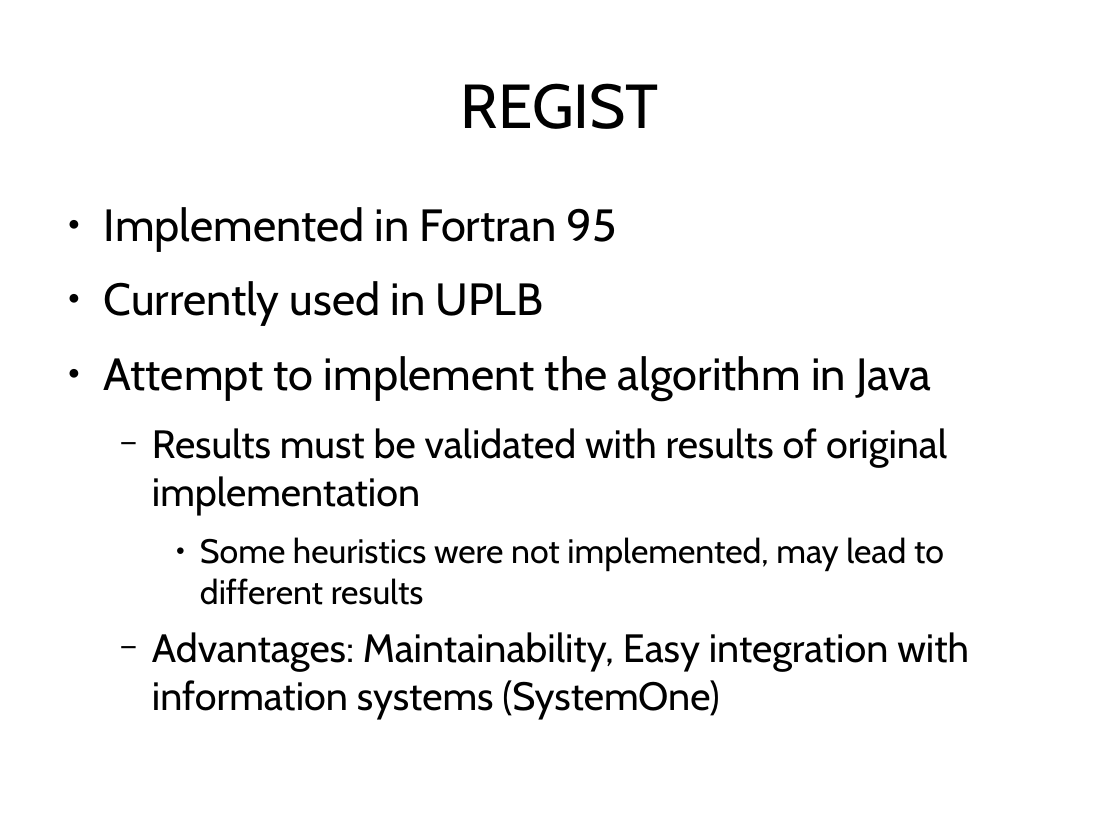
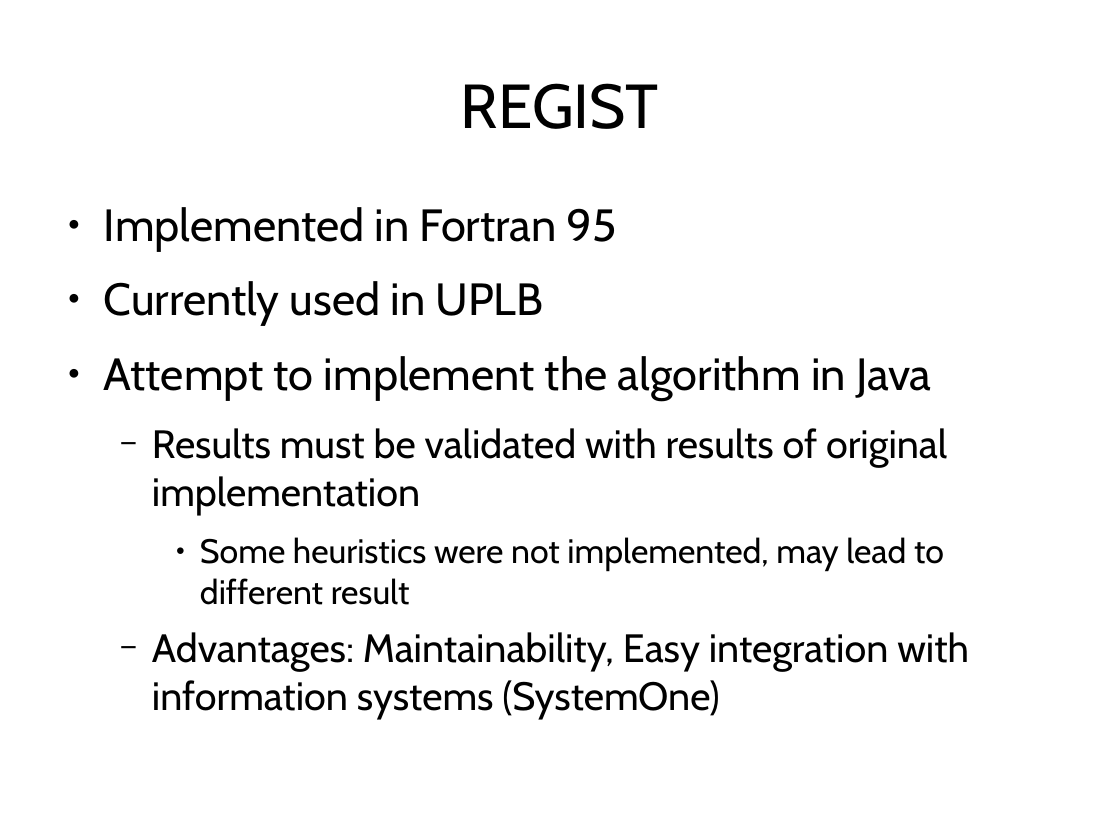
Before and after one commit to jachermocilla/jach-homepage, a slide deck: slide 20 of seminar-2008.odp. Drawn at 1120x840 pixels with LibreOffice and Linux fonts; fonts in the diff are those of the drawing. Boxes give left, top, right and bottom in pixels: in the first picture for what was removed or moved away, otherwise in the second. Text is boxed around its words. In the diff, an @@ line names an element or a change of style, - is before the commit and + after.

```diff
--- a/seminar-2008.odp
+++ b/seminar-2008.odp
@@ text at (x1=200, y1=537, x2=944, y2=605): text changed @@
-    ● Some heuristics were not implemented, may lead to different results
+    ● Some heuristics were not implemented, may lead to different result
```
Also in this commit, not shown: 4 other slides changed.
